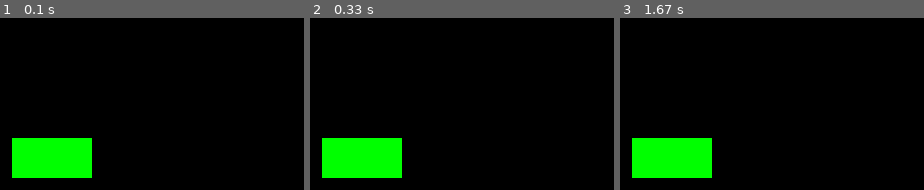
Above: before the commit, frames 1-3 (left to right).
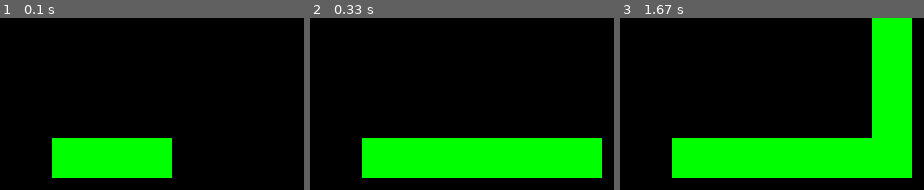
Above: after the commit, the same moments.

Repository: sobadrush/Pygame_Snake
Game: pygame game, started from snake.py
The game is run twice, just before and just after one commit, with the same random seed, the same clock (stepped at 60 frames per second) and the same inputs.
Inputs:
- Up to frame 1 (0.1 s): no input
- Up to frame 2 (0.33 s): no input
- Up to frame 3 (1.67 s): tap W at 0.33 s; tap A at 0.67 s

The runs differ from the first frame. In frame 1, 9.2% of the frame differs, in the area x 3-57%, y 69-94%; in frame 2, 18%; in frame 3, 28%, in the area x 3-97%, y 0-94%.

Commit message:
[feat](遊戲): 實現貪食蛇移動邏輯
- 根據鍵盤輸入更新蛇的實際移動方向。

- 根據方向更新蛇頭的座標。

- 實現蛇身體的移動機制，包括新增蛇頭和移除蛇尾。

Diff:
--- a/snake.py
+++ b/snake.py
@@ -55,7 +55,24 @@
             change_to = 'RIGHT'
 
   # 遊戲邏輯更新 (暫時為空)
+  # 防止180度轉彎
+  direction = change_to
 
+  # 更新蛇頭位置
+  if direction == 'UP':
+      snake_pos[1] -= BLOCK_SIZE
+  if direction == 'DOWN':
+      snake_pos[1] += BLOCK_SIZE
+  if direction == 'LEFT':
+      snake_pos[0] -= BLOCK_SIZE
+  if direction == 'RIGHT':
+      snake_pos[0] += BLOCK_SIZE
+
+  # 蛇身體移動機制
+  # print(f"list(snake_pos) = {list(snake_pos)}")
+
+  snake_body.insert(0, list(snake_pos)) # 將新蛇頭位置插入蛇身體列表
+  snake_body.pop() # 移除蛇尾
 
   for pos in snake_body:
     # pygame.Rect(left, top, width, height)
